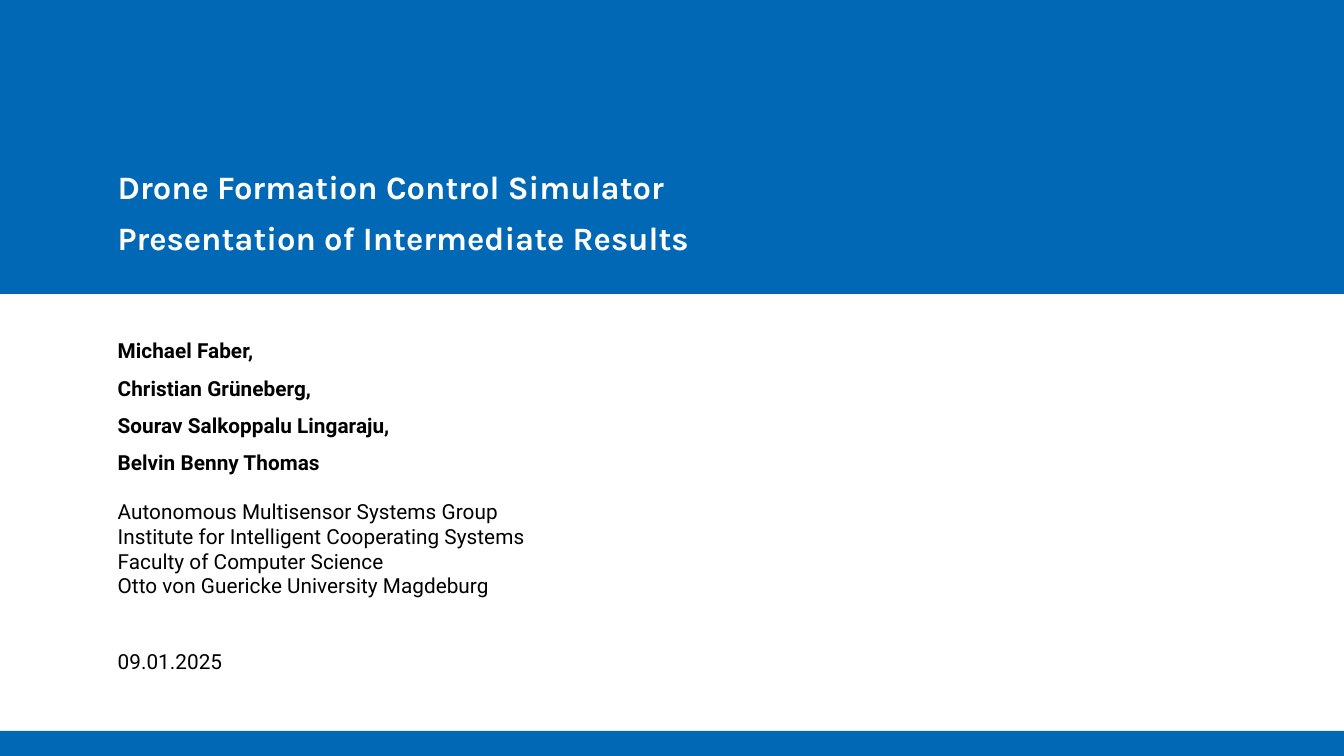
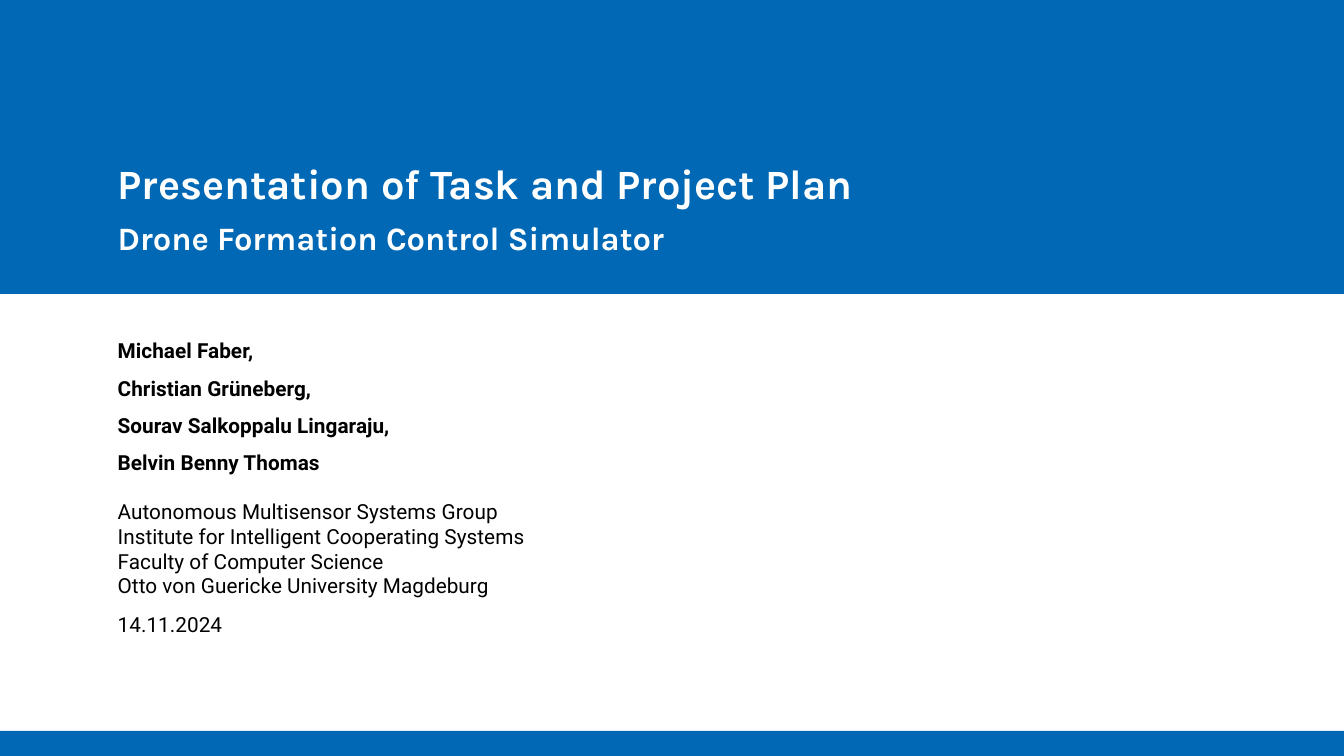
Before and after one commit to Belvin7/Drone_Project_personal-, a slide deck: slide 1 of AMS_Intermediate_Presentation.odp. Drawn at 1344x756 pixels with LibreOffice and Linux fonts; fonts in the diff are those of the drawing; background and template pictures are left out. Boxes give left, top, right and bottom in pixels: in the first picture for what was removed or moved away, otherwise in the second. Text is boxed around its words. In the diff, an @@ line names an element or a change of style, - is before the commit and + after.

Commit message:
AMS_Project_Plan.odp

```diff
--- a/AMS_Intermediate_Presentation.odp
+++ b/AMS_Intermediate_Presentation.odp
@@ title added at [118,169,853,210], 22.3 pt, text #FFFFFF, bold @@
+Presentation of Task and Project Plan
@@ subtitle "Drone Formation Control Simulator": place and size @@
-subtitle "Drone Formation Control Simulator" at [118,175,664,200]
+subtitle "Drone Formation Control Simulator" at [118,226,664,251]
@@ subtitle "Drone Formation Control Simulator" at [118,226,664,251]: more space between paragraphs @@
@@ subtitle removed at [118,226,689,251] @@
-Presentation of Intermediate Results
@@ text added at [118,617,222,633], 11.1 pt, text #000000 @@
+14.11.2024
@@ text removed at [118,654,222,670] @@
-09.01.2025
```
Also in this commit, not shown: 1 other slide changed, 4 slides added, 12 slides removed.
